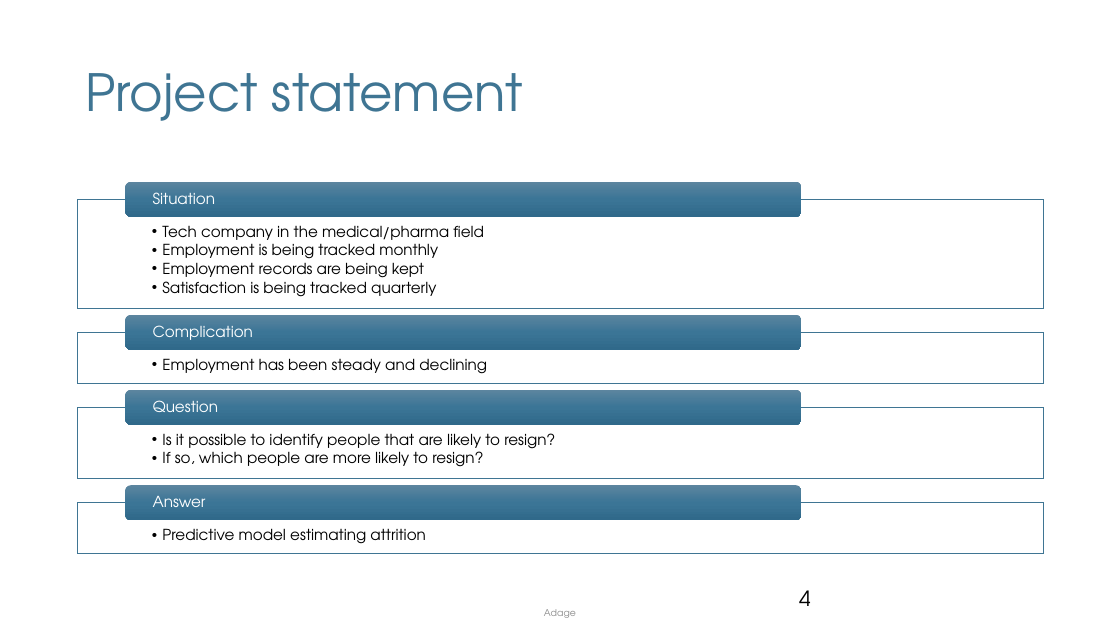
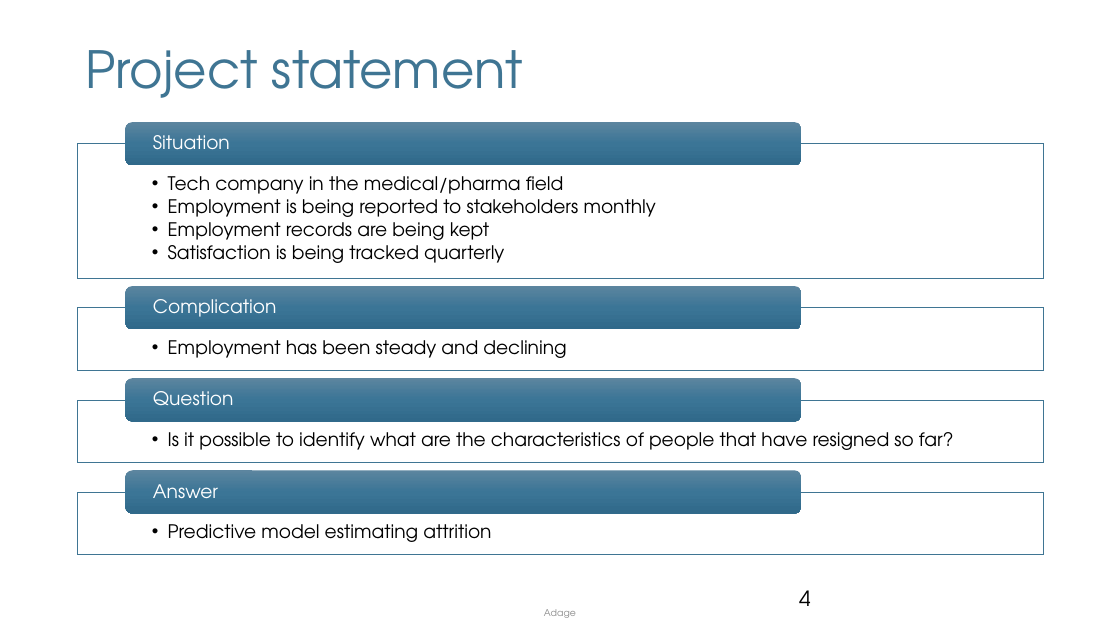
Before and after one commit to mnikolop/case2-IBM-HR, a slide deck: slide 4 of presentations/Deliverable.pptx. Drawn at 1120x630 pixels with LibreOffice and Linux fonts; fonts in the diff are those of the drawing; background and template pictures are left out. Boxes give left, top, right and bottom in pixels: in the first picture for what was removed or moved away, otherwise in the second. Text is boxed around its words. In the diff, an @@ line names an element or a change of style, - is before the commit and + after.

```diff
--- a/presentations/Deliverable.pptx
+++ b/presentations/Deliverable.pptx
@@ title "Project statement": place and size @@
-title "Project statement" at box(85, 73, 523, 121)
+title "Project statement" at box(85, 50, 523, 98)
@@ text "Tech company in the medical/pharma ...": place and size @@
-text "Tech company in the medical/pharma ..." at box(162, 225, 484, 297)
+text "Tech company in the medical/pharma ..." at box(168, 176, 656, 263)
@@ rectangle: place and size @@
-rectangle at box(77, 199, 1044, 308)
+rectangle at box(77, 144, 1044, 278)
@@ rounded rectangle: place and size @@
-rounded rectangle at box(125, 181, 802, 217)
+rounded rectangle at box(125, 122, 802, 166)
@@ size 13 to 16 pt; more space between paragraphs in 4 elements at box(153, 391, 234, 405), box(153, 484, 218, 498), box(153, 299, 276, 317), box(153, 135, 230, 149) @@
@@ text "Situation": place and size @@
-text "Situation" at box(153, 192, 216, 204)
+text "Situation" at box(153, 135, 230, 149)
@@ text at box(168, 176, 564, 263): size 13 to 16 pt in "Tech company in the medical/pharma field", "Employment records are being kept", "Satisfaction is being tracked quarterly"; indent changed @@
@@ text at box(168, 199, 656, 217): text changed; size 13 to 16 pt @@
-  • Employment is being tracked monthly
+  • Employment is being reported to stakeholders monthly
@@ rounded rectangle: place and size @@
-rounded rectangle at box(125, 315, 802, 350)
+rounded rectangle at box(125, 287, 802, 330)
@@ text "Complication": place and size @@
-text "Complication" at box(153, 325, 253, 340)
+text "Complication" at box(153, 299, 276, 317)
@@ text "Employment has been steady and ..." at box(168, 340, 566, 358): size 13 to 16 pt; indent changed @@
@@ text "Employment has been steady and ...": place and size @@
-text "Employment has been steady and ..." at box(162, 358, 487, 374)
+text "Employment has been steady and ..." at box(168, 340, 566, 358)
@@ rectangle: place and size @@
-rectangle at box(77, 333, 1044, 383)
+rectangle at box(77, 308, 1044, 370)
@@ rounded rectangle: place and size @@
-rounded rectangle at box(125, 390, 802, 425)
+rounded rectangle at box(125, 378, 802, 422)
@@ text "Question": place and size @@
-text "Question" at box(153, 400, 219, 412)
+text "Question" at box(153, 391, 234, 405)
@@ rectangle: place and size @@
-rectangle at box(77, 408, 1044, 479)
+rectangle at box(77, 400, 1044, 462)
@@ text at box(168, 432, 954, 450): text changed; size 13 to 16 pt @@
-  • Is it possible to identify people that are likely to resign?
-  • If so, which people are more likely to resign?
+  • Is it possible to identify what are the characteristics of people that have resigned so far?
@@ rounded rectangle: place and size @@
-rounded rectangle at box(125, 486, 802, 521)
+rounded rectangle at box(125, 471, 802, 514)
@@ text "Answer": place and size @@
-text "Answer" at box(153, 496, 206, 507)
+text "Answer" at box(153, 484, 218, 498)
@@ text "Predictive model estimating attrition" at box(168, 524, 491, 542): size 13 to 16 pt; indent changed @@
@@ rectangle: place and size @@
-rectangle at box(77, 503, 1044, 554)
+rectangle at box(77, 492, 1044, 555)
```
Also in this commit, not shown: 4 other slides changed, 9 slides added, 6 slides removed, 17 other files.
